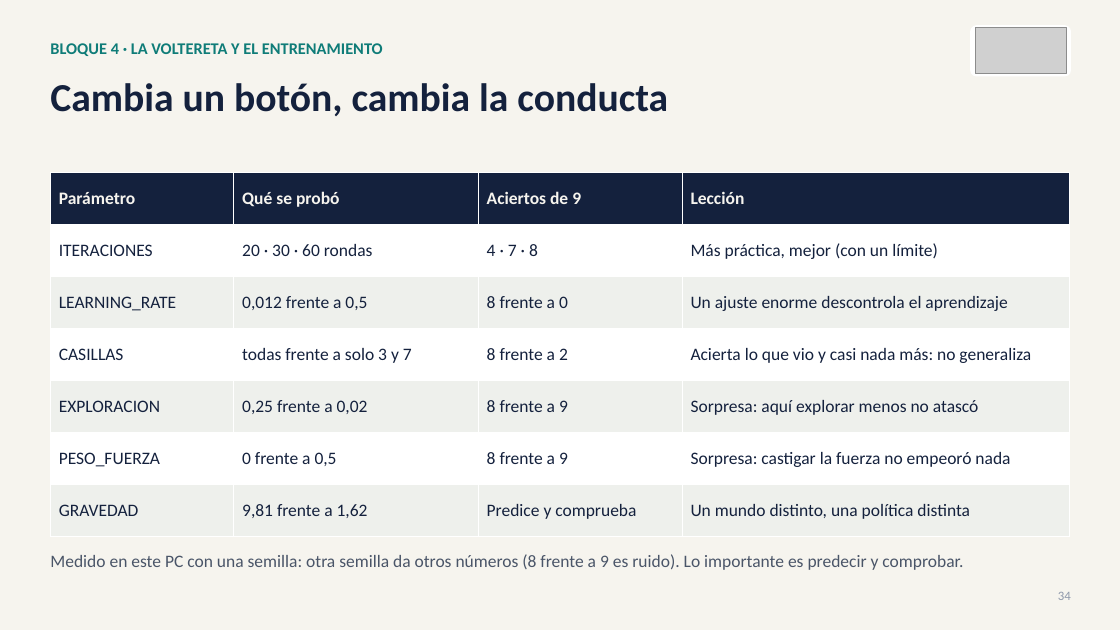
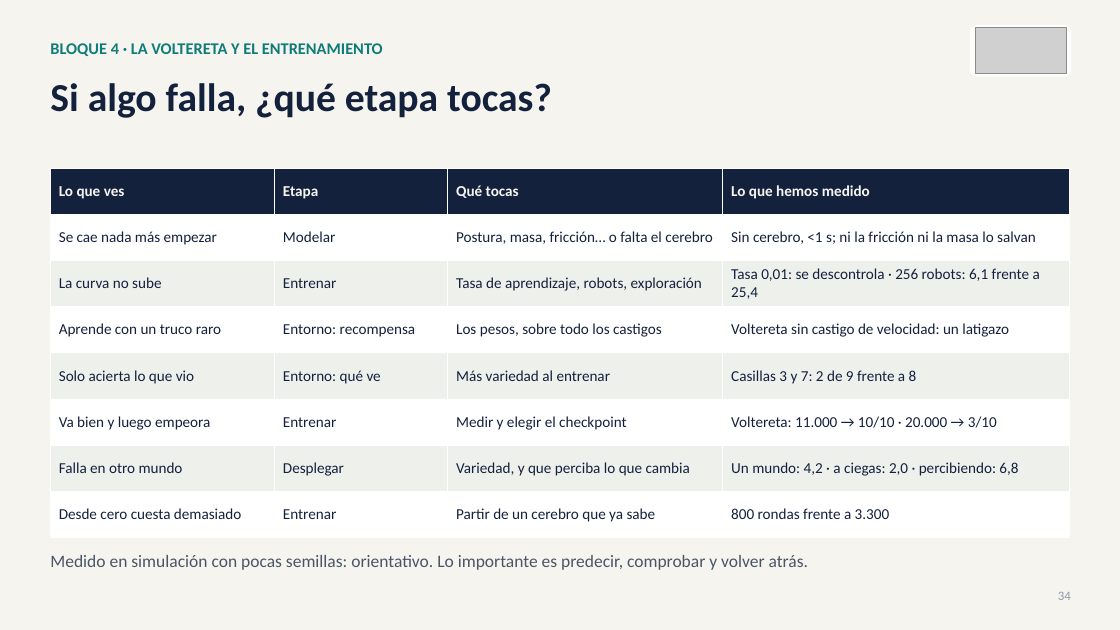
Before and after one commit to david2526IA/taller_microduck_windows, a slide deck: slide 34 of workshop-ia-fisica/presentaciones/Presentacion_03_taller_completo.pptx. Drawn at 1120x630 pixels with LibreOffice and Linux fonts; fonts in the diff are those of the drawing; grey boxes stand for pictures. Boxes give left, top, right and bottom in pixels: in the first picture for what was removed or moved away, otherwise in the second. Text is boxed around its words. In the diff, an @@ line names an element or a change of style, - is before the commit and + after.

```diff
--- a/workshop-ia-fisica/presentaciones/Presentacion_03_taller_completo.pptx
+++ b/workshop-ia-fisica/presentaciones/Presentacion_03_taller_completo.pptx
@@ text at (x1=50, y1=83, x2=552, y2=118): text changed @@
-Cambia un botón, cambia la conducta
+Si algo falla, ¿qué etapa tocas?
@@ table at (x1=50, y1=168, x2=1070, y2=538) @@
-row 1: Parámetro | Qué se probó | Aciertos de 9 | Lección
-row 2: ITERACIONES | 20 · 30 · 60 rondas | 4 · 7 · 8 | Más práctica, mejor (con un límite)
-row 3: LEARNING_RATE | 0,012 frente a 0,5 | 8 frente a 0 | Un ajuste enorme descontrola el aprendizaje
-row 4: CASILLAS | todas frente a solo 3 y 7 | 8 frente a 2 | Acierta lo que vio y casi nada más: no generaliza
-row 5: EXPLORACION | 0,25 frente a 0,02 | 8 frente a 9 | Sorpresa: aquí explorar menos no atascó
-row 6: PESO_FUERZA | 0 frente a 0,5 | 8 frente a 9 | Sorpresa: castigar la fuerza no empeoró nada
-row 7: GRAVEDAD | 9,81 frente a 1,62 | Predice y comprueba | Un mundo distinto, una política distinta
+row 1: Lo que ves | Etapa | Qué tocas | Lo que hemos medido
+row 2: Se cae nada más empezar | Modelar | Postura, masa, fricción… o falta el cerebro | Sin cerebro, <1 s; ni la fricción ni la masa lo salvan
+row 3: La curva no sube | Entrenar | Tasa de aprendizaje, robots, exploración | Tasa 0,01: se descontrola · 256 robots: 6,1 frente a 25,4
+row 4: Aprende con un truco raro | Entorno: recompensa | Los pesos, sobre todo los castigos | Voltereta sin castigo de velocidad: un latigazo
+row 5: Solo acierta lo que vio | Entorno: qué ve | Más variedad al entrenar | Casillas 3 y 7: 2 de 9 frente a 8
+row 6: Va bien y luego empeora | Entrenar | Medir y elegir el checkpoint | Voltereta: 11.000 → 10/10 · 20.000 → 3/10
+row 7: Falla en otro mundo | Desplegar | Variedad, y que perciba lo que cambia | Un mundo: 4,2 · a ciegas: 2,0 · percibiendo: 6,8
+row 8: Desde cero cuesta demasiado | Entrenar | Partir de un cerebro que ya sabe | 800 rondas frente a 3.300
@@ table resized from (x1=50, y1=172, x2=1070, y2=537) to (x1=50, y1=168, x2=1070, y2=538) @@
@@ text at (x1=50, y1=555, x2=808, y2=570): text changed @@
-Medido en este PC con una semilla: otra semilla da otros números (8 frente a 9 es ruido). Lo importante es predecir y comprobar.
+Medido en simulación con pocas semillas: orientativo. Lo importante es predecir, comprobar y volver atrás.
```
Also in this commit, not shown: 7 other slides changed, 1 slide added, 1 slide removed, 7 other files.
